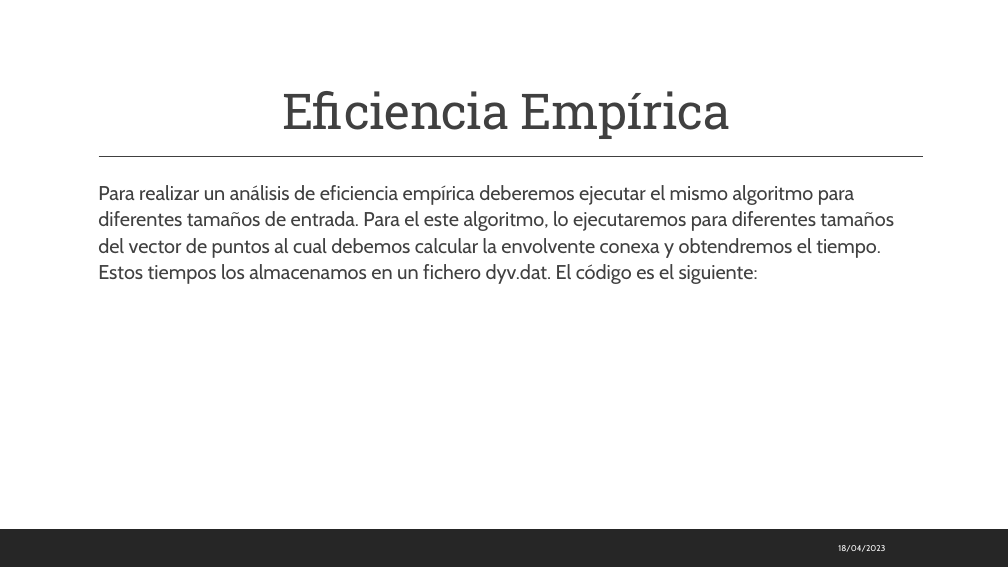
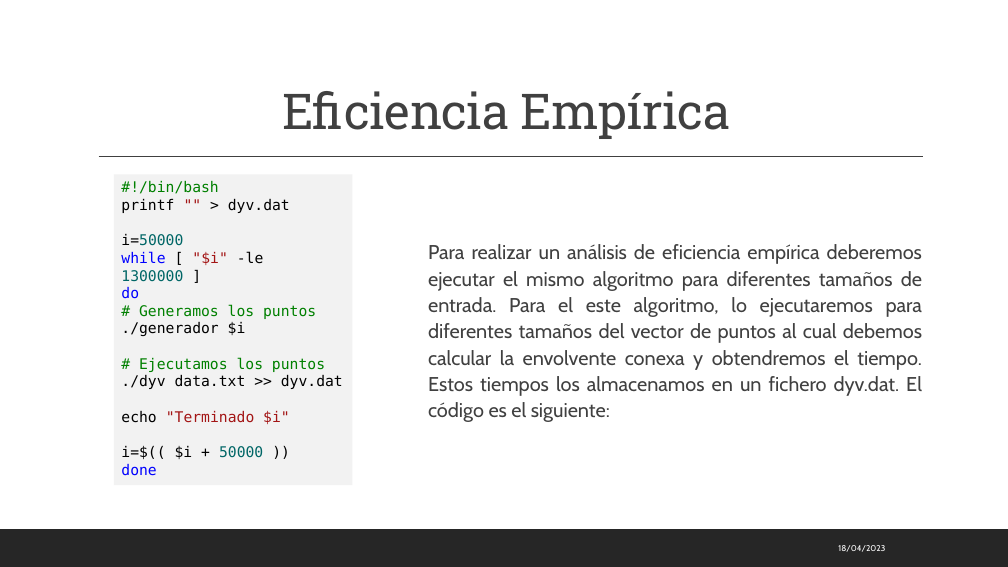
Before and after one commit to MarioLndz/Practica2DyV, a slide deck: slide 29 of PresentaciónPráctica2.pptx (slide 31 before the commit). Drawn at 1008x567 pixels with LibreOffice and Linux fonts; fonts in the diff are those of the drawing. Boxes give left, top, right and bottom in pixels: in the first picture for what was removed or moved away, otherwise in the second. Text is boxed around its words. In the diff, an @@ line names an element or a change of style, - is before the commit and + after.

```diff
--- a/PresentaciónPráctica2.pptx
+++ b/PresentaciónPráctica2.pptx
@@ rectangle added at [114,175,352,485], fill #F2F2F2, 14 pt, text #000000 @@
+  #!/bin/bash
+  printf "" > dyv.dat
+  i=50000
+  while [ "$i" -le 1300000 ]
+  do
+  # Generamos los puntos
+  ./generador $i
+  # Ejecutamos los puntos
+  ./dyv data.txt >> dyv.dat
+  echo "Terminado $i"
+  i=$(( $i + 50000 ))
+  done
@@ text "Para realizar un análisis de ...": place and size @@
-text "Para realizar un análisis de ..." at [98,185,894,284]
+text "Para realizar un análisis de ..." at [428,244,922,422]
@@ text "Para realizar un análisis de ..." at [428,244,922,422]: alignment left to justified; vertical alignment top to middle @@
```
Also in this commit, not shown: 8 other slides changed, 1 slide added, 4 slides removed.
